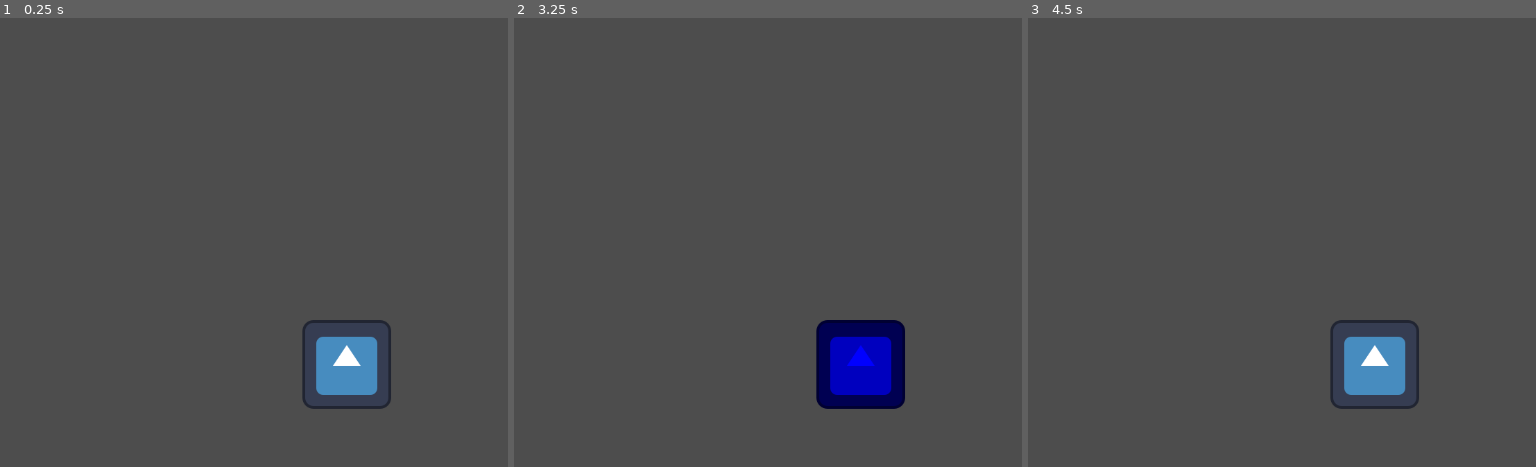
Above: before the commit, frames 1-3 (left to right).
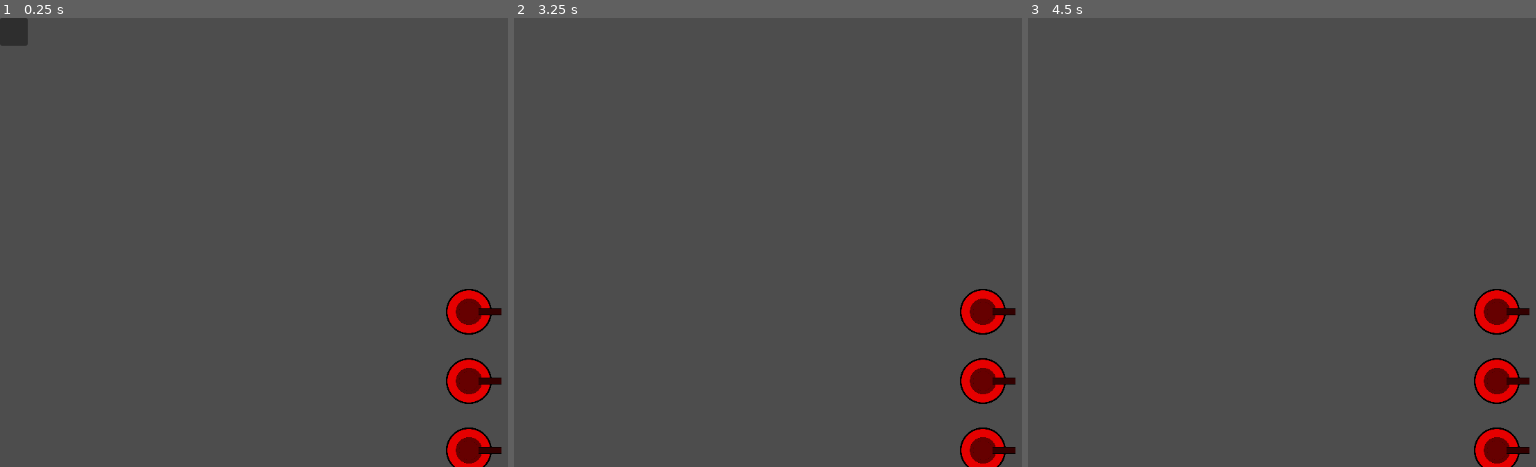
Above: after the commit, the same moments.

Repository: adamtry/ArtyS
Game: Godot game, scene res://Scenes/Root.tscn
Two runs of this game, one before a commit and one after it. Both use one fixed random seed, a clock stepped at 60 frames per second and the inputs below. Before the commit the project starts from res://Scenes/Unit/Unit.tscn. The engine's default icon, where the game draws it, is replaced by a stand-in: a white triangle on a blue panel in a dark square.
Inputs (mouse positions are in pixels of both pictures, inside the frame that each line leads up to):
- Up to frame 1 (0.25 s): no input
- Up to frame 2 (3.25 s): tap Enter at 0.5, 2 s; move the mouse to (outside the picture) at 0.52 s; click (outside the picture) at 0.6 s; right-click (outside the picture) at 0.8 s; tap Space at 1.25, 2.75 s; move the mouse to (752, 264) at 1.27 s; right-click (752, 264) at 1.35 s; click (752, 264) at 1.55 s; move the mouse to (991, 143) at 2.02 s; click (991, 143) at 2.1 s; right-click (991, 143) at 2.3 s; move the mouse to (874, 332) at 2.77 s; right-click (874, 332) at 2.85 s; click (874, 332) at 3.05 s
- Up to frame 3 (4.5 s): tap Enter at 3.5 s; move the mouse to (outside the picture) at 3.52 s; click (outside the picture) at 3.6 s; right-click (outside the picture) at 3.8 s; tap Space at 4.25 s; move the mouse to (1185, 175) at 4.27 s; right-click (1185, 175) at 4.35 s

The runs differ from the first frame. In frame 1, 4.6% of the frame differs, in the area x 0-99%, y 0-100%; in frame 2, 5.7%, in the area x 59-99%, y 60-100%; in frame 3, 4.2%.

Commit message:
Fixed multi-unit movement Box selection WIP

Diff:
--- /dev/null
+++ b/Resources/BaseGun.svg
@@ -0,0 +1,74 @@
+<?xml version="1.0" encoding="UTF-8" standalone="no"?>
+<!-- Created with Inkscape (http://www.inkscape.org/) -->
+
+<svg
+   width="70mm"
+   height="70mm"
+   viewBox="0 0 70.000002 70"
+   version="1.1"
+   id="svg1"
+   inkscape:version="1.3 (1:1.3+202307231459+0e150ed6c4)"
+   sodipodi:docname="Soldier.svg"
+   xmlns:inkscape="http://www.inkscape.org/namespaces/inkscape"
+   xmlns:sodipodi="http://sodipodi.sourceforge.net/DTD/sodipodi-0.dtd"
+   xmlns="http://www.w3.org/2000/svg"
+   xmlns:svg="http://www.w3.org/2000/svg">
+  <sodipodi:namedview
+     id="namedview1"
+     pagecolor="#505050"
+     bordercolor="#eeeeee"
+     borderopacity="1"
+     inkscape:showpageshadow="0"
+     inkscape:pageopacity="0"
+     inkscape:pagecheckerboard="0"
+     inkscape:deskcolor="#505050"
+     inkscape:document-units="mm"
+     inkscape:zoom="1.4164562"
+     inkscape:cx="208.97222"
+     inkscape:cy="233.32878"
+     inkscape:window-width="1920"
+     inkscape:window-height="995"
+     inkscape:window-x="0"
+     inkscape:window-y="0"
+     inkscape:window-maximized="1"
+     inkscape:current-layer="layer2">
+    <inkscape:page
+       x="0"
+       y="0"
+       width="70"
+       height="70"
+       id="page3"
+       inkscape:export-filename="BaseGun.svg"
+       inkscape:export-xdpi="186.57524"
+       inkscape:export-ydpi="186.57524"
+       margin="0"
+       bleed="0" />
+  </sodipodi:namedview>
+  <defs
+     id="defs1" />
+  <g
+     inkscape:groupmode="layer"
+     id="layer2"
+     inkscape:label="BaseWeapon"
+     transform="translate(-79.708607)">
+    <circle
+       style="fill:#666666;fill-opacity:1;stroke:#000000;stroke-width:0.151248"
+       id="circle3"
+       cx="99.683983"
+       cy="35"
+       r="19.924376" />
+    <rect
+       style="fill:#333333;stroke:#000000;stroke-width:0.363128"
+       id="rect3"
+       width="49.636871"
+       height="9.6368723"
+       x="99.286072"
+       y="30.181564" />
+    <circle
+       style="fill:#666666;fill-opacity:1;stroke:#000000;stroke-width:0.113436"
+       id="circle3-5"
+       cx="99.683983"
+       cy="35"
+       r="14.943282" />
+  </g>
+</svg>
--- /dev/null
+++ b/Resources/Soldier.svg
@@ -0,0 +1,88 @@
+<?xml version="1.0" encoding="UTF-8" standalone="no"?>
+<!-- Created with Inkscape (http://www.inkscape.org/) -->
+
+<svg
+   width="70.000008mm"
+   height="70.000008mm"
+   viewBox="0 0 70.00001 70.000008"
+   version="1.1"
+   id="svg1"
+   inkscape:version="1.3 (1:1.3+202307231459+0e150ed6c4)"
+   sodipodi:docname="Soldier.svg"
+   xmlns:inkscape="http://www.inkscape.org/namespaces/inkscape"
+   xmlns:sodipodi="http://sodipodi.sourceforge.net/DTD/sodipodi-0.dtd"
+   xmlns="http://www.w3.org/2000/svg"
+   xmlns:svg="http://www.w3.org/2000/svg">
+  <sodipodi:namedview
+     id="namedview1"
+     pagecolor="#505050"
+     bordercolor="#eeeeee"
+     borderopacity="1"
+     inkscape:showpageshadow="0"
+     inkscape:pageopacity="0"
+     inkscape:pagecheckerboard="0"
+     inkscape:deskcolor="#505050"
+     inkscape:document-units="mm"
+     inkscape:zoom="1.4164562"
+     inkscape:cx="208.97222"
+     inkscape:cy="233.32878"
+     inkscape:window-width="1920"
+     inkscape:window-height="995"
+     inkscape:window-x="0"
+     inkscape:window-y="0"
+     inkscape:window-maximized="1"
+     inkscape:current-layer="layer1">
+    <inkscape:page
+       x="-8.4767713e-08"
+       y="3.80856e-15"
+       width="70.000008"
+       height="70.000008"
+       id="page1"
+       margin="0"
+       bleed="0" />
+  </sodipodi:namedview>
+  <defs
+     id="defs1" />
+  <g
+     inkscape:label="Soldier"
+     inkscape:groupmode="layer"
+     id="layer1"
+     transform="translate(-66.746185,-89.721672)"
+     inkscape:export-filename="Soldier.svg"
+     inkscape:export-xdpi="186.57524"
+     inkscape:export-ydpi="186.57524">
+    <circle
+       style="fill:#e6e6e6;fill-opacity:1;stroke:#000000;stroke-width:2.54947;stroke-dasharray:none;paint-order:normal"
+       id="path1"
+       cx="101.74619"
+       cy="124.72167"
+       r="33.725266" />
+  </g>
+  <g
+     inkscape:groupmode="layer"
+     id="layer2"
+     inkscape:label="BaseWeapon"
+     inkscape:export-filename="Weapon.svg"
+     inkscape:export-xdpi="186.57524"
+     inkscape:export-ydpi="186.57524">
+    <circle
+       style="fill:#666666;fill-opacity:1;stroke:#000000;stroke-width:0.151248"
+       id="circle3"
+       cx="99.683983"
+       cy="35"
+       r="19.924376" />
+    <rect
+       style="fill:#333333;stroke:#000000;stroke-width:0.363128"
+       id="rect3"
+       width="49.636871"
+       height="9.6368723"
+       x="99.286072"
+       y="30.181564" />
+    <circle
+       style="fill:#666666;fill-opacity:1;stroke:#000000;stroke-width:0.113436"
+       id="circle3-5"
+       cx="99.683983"
+       cy="35"
+       r="14.943282" />
+  </g>
+</svg>
--- /dev/null
+++ b/Resources/Weapon.svg
@@ -0,0 +1,74 @@
+<?xml version="1.0" encoding="UTF-8" standalone="no"?>
+<!-- Created with Inkscape (http://www.inkscape.org/) -->
+
+<svg
+   width="69.420532mm"
+   height="39.999996mm"
+   viewBox="0 0 69.420534 39.999996"
+   version="1.1"
+   id="svg1"
+   inkscape:version="1.3 (1:1.3+202307231459+0e150ed6c4)"
+   sodipodi:docname="Soldier.svg"
+   xmlns:inkscape="http://www.inkscape.org/namespaces/inkscape"
+   xmlns:sodipodi="http://sodipodi.sourceforge.net/DTD/sodipodi-0.dtd"
+   xmlns="http://www.w3.org/2000/svg"
+   xmlns:svg="http://www.w3.org/2000/svg">
+  <sodipodi:namedview
+     id="namedview1"
+     pagecolor="#505050"
+     bordercolor="#eeeeee"
+     borderopacity="1"
+     inkscape:showpageshadow="0"
+     inkscape:pageopacity="0"
+     inkscape:pagecheckerboard="0"
+     inkscape:deskcolor="#505050"
+     inkscape:document-units="mm"
+     inkscape:zoom="1.4164562"
+     inkscape:cx="208.97222"
+     inkscape:cy="233.32878"
+     inkscape:window-width="1920"
+     inkscape:window-height="995"
+     inkscape:window-x="0"
+     inkscape:window-y="0"
+     inkscape:window-maximized="1"
+     inkscape:current-layer="layer2">
+    <inkscape:page
+       x="8.7571445e-10"
+       y="6.3488125e-07"
+       width="69.420532"
+       height="39.999996"
+       id="page1"
+       margin="0"
+       bleed="0" />
+  </sodipodi:namedview>
+  <defs
+     id="defs1" />
+  <g
+     inkscape:groupmode="layer"
+     id="layer2"
+     inkscape:label="BaseWeapon"
+     inkscape:export-filename="Weapon.svg"
+     inkscape:export-xdpi="186.57524"
+     inkscape:export-ydpi="186.57524"
+     transform="translate(-79.683987,-15.000001)">
+    <circle
+       style="fill:#666666;fill-opacity:1;stroke:#000000;stroke-width:0.151248"
+       id="circle3"
+       cx="99.683983"
+       cy="35"
+       r="19.924376" />
+    <rect
+       style="fill:#333333;stroke:#000000;stroke-width:0.363128"
+       id="rect3"
+       width="49.636871"
+       height="9.6368723"
+       x="99.286072"
+       y="30.181564" />
+    <circle
+       style="fill:#666666;fill-opacity:1;stroke:#000000;stroke-width:0.113436"
+       id="circle3-5"
+       cx="99.683983"
+       cy="35"
+       r="14.943282" />
+  </g>
+</svg>
--- /dev/null
+++ b/Scenes/Controller.gd
@@ -0,0 +1,17 @@
+extends Node
+
+var unit_scene = preload("res://Scenes/Unit/Unit.tscn")
+
+func _ready():
+	var xpos = 100
+	var ypos = 100
+	for colour in [Color.RED, Color.BLUE]:
+		for i in range(0, 3):
+			var unit = unit_scene.instantiate()
+			unit.position.x = xpos
+			unit.position.y = ypos
+			unit.colour = colour
+			ypos += 100
+			add_child(unit)
+		xpos += 800
+		ypos = 100
--- a/Scenes/Root.tscn
+++ b/Scenes/Root.tscn
@@ -1,7 +1,11 @@
-[gd_scene load_steps=2 format=3 uid="uid://cu1blxum4336s"]
+[gd_scene load_steps=3 format=3 uid="uid://cu1blxum4336s"]
 
-[ext_resource type="PackedScene" uid="uid://b2pjqmlxjcgjn" path="res://Scenes/Unit/Unit.tscn" id="1_q35j5"]
+[ext_resource type="Script" path="res://Scenes/Controller.gd" id="2_ovq0j"]
+[ext_resource type="PackedScene" uid="uid://b3s2egk1ax2hy" path="res://Scenes/UI/UI.tscn" id="2_poedw"]
 
 [node name="Root" type="Node2D"]
 
-[node name="Unit" parent="." instance=ExtResource("1_q35j5")]
+[node name="Controller" type="Node" parent="."]
+script = ExtResource("2_ovq0j")
+
+[node name="UI" parent="." instance=ExtResource("2_poedw")]
--- /dev/null
+++ b/Scenes/UI/Camera.gd
@@ -0,0 +1,53 @@
+extends Camera2D
+
+
+var mousePos: Vector2
+var mousePosGlobal: Vector2
+var start: Vector2
+var startV: Vector2
+var end: Vector2
+var endV: Vector2
+var isDragging = false
+
+signal area_slected
+signal start_move_selection
+
+
+func _process(delta):
+	if Input.is_action_just_pressed("select"):
+		start = mousePosGlobal
+		startV = mousePos
+		isDragging = true
+
+	if isDragging:
+		end = mousePosGlobal
+		endV = mousePos
+		draw_area()
+
+	if Input.is_action_just_released("select"):
+		if startV.distance_to(mousePos) > 20:
+			end = mousePosGlobal
+			endV = mousePos
+			isDragging = false
+			draw_area(false)
+			emit_signal("area_slected")
+
+		else:
+			end = start
+			isDragging = false
+			draw_area(false)
+
+
+func _input(event):
+	if event is InputEventMouse:
+		mousePos = event.position
+		mousePosGlobal = get_global_mouse_position()
+
+
+func draw_area(s=true):
+	get_node("../Panel").size = Vector2(abs(startV.x - endV.x), abs(startV.y - endV.y))
+	var pos = Vector2()
+	pos.x = min(startV.x, endV.x)
+	pos.y = min(startV.y, endV.y)
+	get_node("../Panel").position = pos
+	get_node("../Panel").size *= int(s)
--- /dev/null
+++ b/Scenes/UI/UI.tscn
@@ -0,0 +1,12 @@
+[gd_scene load_steps=2 format=3 uid="uid://b3s2egk1ax2hy"]
+
+[ext_resource type="Script" path="res://Scenes/UI/Camera.gd" id="1_8c5h0"]
+
+[node name="UI" type="CanvasLayer"]
+
+[node name="Camera" type="Camera2D" parent="."]
+script = ExtResource("1_8c5h0")
+
+[node name="Panel" type="Panel" parent="."]
+offset_right = 40.0
+offset_bottom = 40.0
--- /dev/null
+++ b/Scenes/Unit/Unit Backup.gd
@@ -0,0 +1,51 @@
+extends CharacterBody2D
+
+const SPEED: float = 5
+const STOP_DISTANCE = 20
+
+var selected: bool
+# List of coordinates to visit in sequence
+var target_coords: Array[Vector2]
+
+func _ready():
+	selected = false
+	target_coords = []
+
+func _physics_process(delta):
+	handle_selection()
+	if selected or len(target_coords) > 0:
+		handle_move_commands()
+
+
+func handle_selection():
+	if Input.is_action_just_pressed("select"):
+		var click_pos = get_global_mouse_position()
+		if click_pos.distance_to(position) < $Sprite.texture.get_width():
+			if not selected:
+				$Sprite.modulate = Color.CORNFLOWER_BLUE
+				selected = true
+		else:
+			selected = false
+
+	if selected:
+		$Sprite.modulate = Color.CORNFLOWER_BLUE
+	else:
+		$Sprite.modulate = Color.WHITE
+
+
+func handle_move_commands():
+	if Input.is_action_just_pressed("queue_move"):
+		target_coords.append(get_global_mouse_position())
+	elif Input.is_action_just_pressed("move"):
+		target_coords = [get_global_mouse_position()]
+	if target_coords:
+		if position.distance_to(target_coords[0]) > STOP_DISTANCE:
+			velocity = position.direction_to(target_coords[0]) * SPEED
+			rotation = velocity.angle()
+			print("TARGET: ", target_coords[0], " VELOCITY: ", velocity)
+			print("ANGLE: ", velocity.angle())
+		else:
+			velocity = Vector2.ZERO
+			target_coords = target_coords.slice(1)
+			print("Stationary with v=", velocity)
+		move_and_slide()
--- a/Scenes/Unit/Unit.gd
+++ b/Scenes/Unit/Unit.gd
@@ -1,45 +1,53 @@
 extends CharacterBody2D
 
-@export var selected = false;
+@export var selected = false
+@onready var box = get_node("Box")
 
-const SPEED: float = 300
-const STOP_DISTANCE = 20
-var target = Vector2.ZERO;
+@onready var target = position
+var follow_cursor = false
+var speed = 50
+
+var target_coords: Array[Vector2]
 
 func _ready():
-	position.x = 500
-	position.y = 500
-	target = position
-	velocity = Vector2.ZERO
+	set_selected(selected)
+	target_coords = []
 
+func set_selected(value):
+	selected = value
+	box.visible = value
 
-func _process(delta):
-	if selected or velocity != Vector2.ZERO:
-		handle_move_commands()
+func _input(event):
+	if event.is_action_pressed("move"):
+		follow_cursor = true
+	if event.is_action_released("move"):
+		follow_cursor = false
 
-	# Select when clicked
-	if Input.is_action_just_pressed("left_click"):
+func _physics_process(delta):
+	handle_selection()
+
+	if follow_cursor == true:
+		if selected:
+			if Input.is_action_just_pressed("queue_move"):
+				target_coords.append(get_global_mouse_position())
+			elif Input.is_action_just_pressed("move"):
+				target_coords = [get_global_mouse_position()]
+	if target_coords:
+		velocity = position.direction_to(target_coords[0]) * speed
+		if position.distance_to(target_coords[0]) > 15:
+			move_and_slide()
+
+func handle_selection():
+	if Input.is_action_just_pressed("select"):
 		var click_pos = get_global_mouse_position()
-		if click_pos.distance_to(position) < self.get_node("Sprite2D").texture.get_width():
-			_toggle_select(true)
+		if click_pos.distance_to(position) < $Sprite.texture.get_width():
+			if not selected:
+				$Sprite.modulate = Color.CORNFLOWER_BLUE
+				selected = true
 		else:
-			_toggle_select(false)
+			selected = false
 
-
-func _toggle_select(on=true):
-	if not selected and on:
-		self.get_node("Sprite2D").modulate = Color(0, 0, 1)
-		selected = true
-	if selected and not on:
-		self.get_node("Sprite2D").modulate = Color(1, 1, 1)
-		selected = false
-
-
-func handle_move_commands():
-	if Input.is_action_just_pressed("right_click"):
-		target = get_global_mouse_position()
-	if position.distance_to(target) > STOP_DISTANCE:
-		velocity = position.direction_to(target) * SPEED
+	if selected:
+		$Sprite.modulate = Color.CORNFLOWER_BLUE
 	else:
-		velocity = Vector2.ZERO
-	move_and_slide()
+		$Sprite.modulate = Color.WHITE
--- a/Scenes/Unit/Unit.tscn
+++ b/Scenes/Unit/Unit.tscn
@@ -1,18 +1,74 @@
-[gd_scene load_steps=4 format=3 uid="uid://b2pjqmlxjcgjn"]
+[gd_scene load_steps=5 format=3 uid="uid://b2pjqmlxjcgjn"]
 
-[ext_resource type="Texture2D" uid="uid://8x16s8ac48jc" path="res://icon.svg" id="1_758q2"]
-[ext_resource type="Script" path="res://Scenes/Unit/Unit.gd" id="1_c2kog"]
+[ext_resource type="Texture2D" uid="uid://cpipdqa6d83ea" path="res://Resources/Soldier.svg" id="1_5lyx2"]
+[ext_resource type="PackedScene" uid="uid://c3s67clj8g7bl" path="res://Scenes/Weapon/Weapon.tscn" id="2_rm57o"]
+
+[sub_resource type="GDScript" id="GDScript_3h45x"]
+script/source = "extends CharacterBody2D
+
+@export var selected = false
+@export var colour = Color.WHITE
+
+var target = position
+var speed = 200
+
+var target_coords: Array[Vector2]
+
+var selection_radius: int;
+
+func _ready():
+	set_selected(selected)
+	target_coords = []
+	selection_radius = $CollisionBorder.shape.radius * self.scale.length()
+
+func set_selected(value):
+	selected = value
+
+func _physics_process(delta):
+	handle_selection()
+
+	if selected:
+		if Input.is_action_just_pressed(\"queue_move\"):
+			target_coords.append(get_global_mouse_position())
+		elif Input.is_action_just_pressed(\"move\"):
+			target_coords = [get_global_mouse_position()]
+	if target_coords:
+		velocity = position.direction_to(target_coords[0]) * speed
+		rotation = velocity.angle()
+		if position.distance_to(target_coords[0]) > 15:
+			move_and_slide()
+		else:
+			target_coords.remove_at(0)
+
+func handle_selection():
+	if Input.is_action_just_pressed(\"select\"):
+		var click_pos = get_global_mouse_position()
+		if click_pos.distance_to(position) < selection_radius:
+			if not selected:
+				selected = true
+		else:
+			selected = false
+	if selected:
+		$Sprite.modulate = colour.darkened(0.5)
+		$Weapon.get_node(\"Sprite\").modulate = colour.darkened(0.5)
+	else:
+		$Sprite.modulate = colour
+		$Weapon.get_node(\"Sprite\").modulate = colour
+"
 
 [sub_resource type="CircleShape2D" id="CircleShape2D_8hg7k"]
-radius = 76.7919
+radius = 133.507
 
-[node name="Unit" type="Node2D"]
+[node name="Unit" type="CharacterBody2D"]
+scale = Vector2(0.25, 0.25)
+safe_margin = 10.0
+script = SubResource("GDScript_3h45x")
 
-[node name="Unit" type="CharacterBody2D" parent="."]
-script = ExtResource("1_c2kog")
-
-[node name="CollisionShape2D" type="CollisionShape2D" parent="Unit"]
+[node name="CollisionBorder" type="CollisionShape2D" parent="."]
 shape = SubResource("CircleShape2D_8hg7k")
 
-[node name="Sprite2D" type="Sprite2D" parent="Unit"]
-texture = ExtResource("1_758q2")
+[node name="Sprite" type="Sprite2D" parent="."]
+texture = ExtResource("1_5lyx2")
+offset = Vector2(0.129623, 0)
+
+[node name="Weapon" parent="." instance=ExtResource("2_rm57o")]
--- /dev/null
+++ b/Scenes/Weapon/Weapon.tscn
@@ -0,0 +1,9 @@
+[gd_scene load_steps=2 format=3 uid="uid://c3s67clj8g7bl"]
+
+[ext_resource type="Texture2D" uid="uid://b0c0lqeqfydjr" path="res://Resources/BaseGun.svg" id="1_tl2uc"]
+
+[node name="Weapon" type="Node2D"]
+
+[node name="Sprite" type="Sprite2D" parent="."]
+texture = ExtResource("1_tl2uc")
+offset = Vector2(58, 0)
--- a/project.godot
+++ b/project.godot
@@ -11,24 +11,30 @@
 [application]
 
 config/name="Arty S"
-run/main_scene="res://Scenes/Unit/Unit.tscn"
+run/main_scene="res://Scenes/Root.tscn"
 config/features=PackedStringArray("4.1", "GL Compatibility")
 config/icon="res://icon.svg"
 
 [input]
 
-right_click={
+move={
 "deadzone": 0.5,
 "events": [Object(InputEventMouseButton,"resource_local_to_scene":false,"resource_name":"","device":-1,"window_id":0,"a …(258 unchanged characters)…
 ]
 }
-left_click={
+select={
 "deadzone": 0.5,
 "events": [Object(InputEventMouseButton,"resource_local_to_scene":false,"resource_name":"","device":-1,"window_id":0,"a …(258 unchanged characters)…
+]
+}
+queue_move={
+"deadzone": 0.5,
+"events": [Object(InputEventMouseButton,"resource_local_to_scene":false,"resource_name":"","device":-1,"window_id":0,"alt_pressed":false,"shift_pressed":true,"ctrl_pressed":false,"meta_pressed":false,"button_mask":2,"position":Vector2(238, 19),"global_position":Vector2(242, 62),"factor":1.0,"button_index":2,"canceled":false,"pressed":true,"double_click":false,"script":null)
 ]
 }
 
 [rendering]
 
+textures/canvas_textures/default_texture_filter=0
 renderer/rendering_method="gl_compatibility"
 renderer/rendering_method.mobile="gl_compatibility"
Not shown, added: Resources/BaseGun.svg.import
Not shown, added: Resources/Soldier.svg.import
Not shown, added: Resources/Weapon.svg.import
